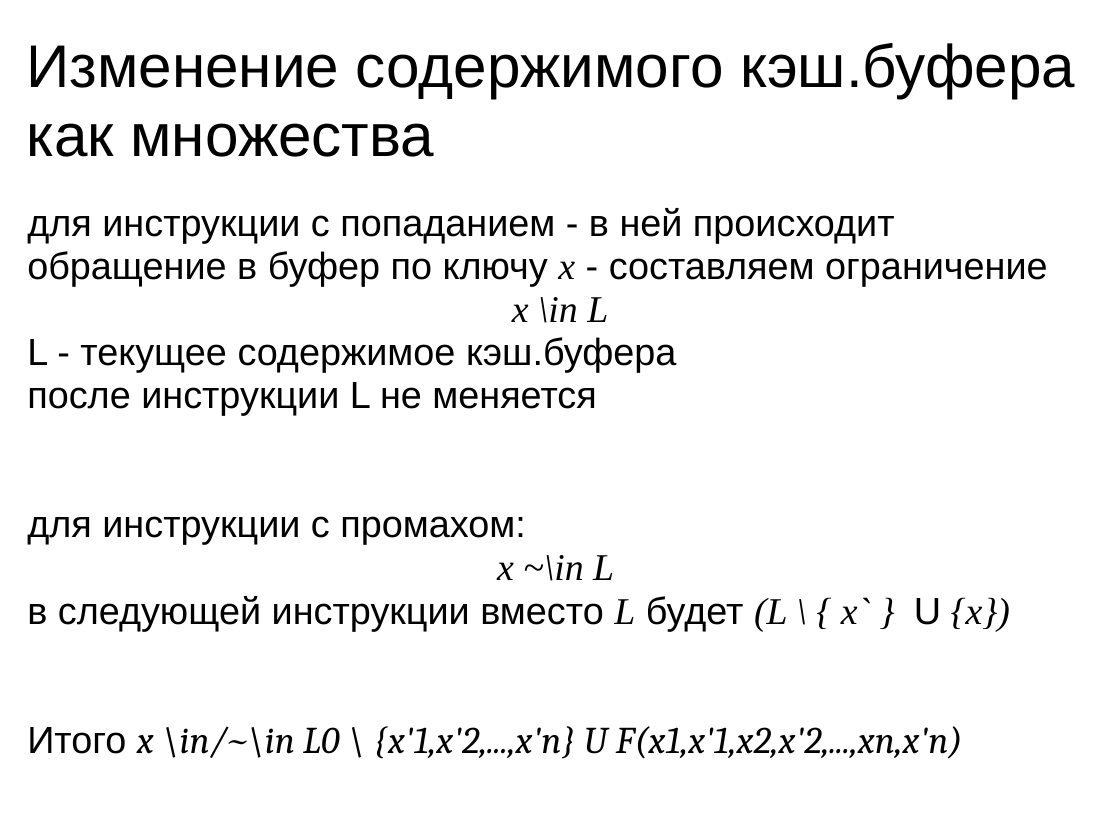
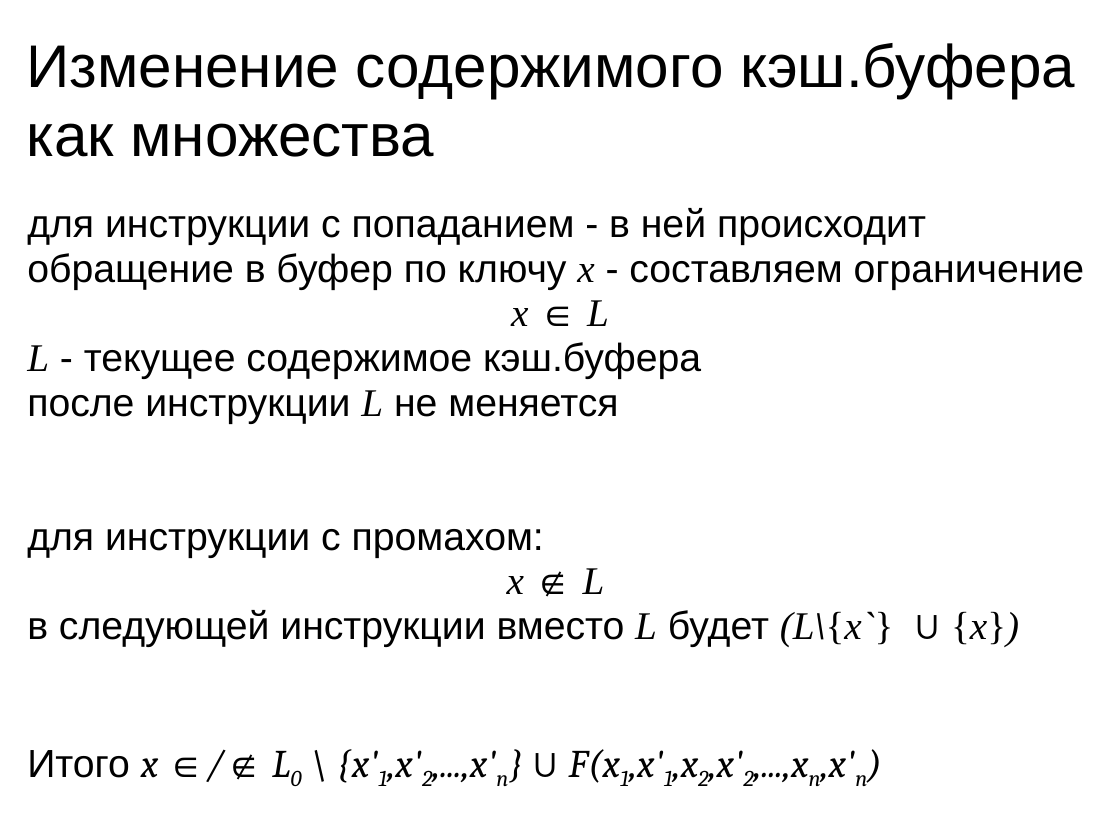
Before and after one commit to kornevgen/tesla-project, a slide deck: slide 15 of papers/THESIS/talks/ivan2010/ivan2010.ppt. Drawn at 1120x840 pixels with LibreOffice and Linux fonts; fonts in the diff are those of the drawing. Boxes give left, top, right and bottom in pixels: in the first picture for what was removed or moved away, otherwise in the second. Text is boxed around its words. In the diff, an @@ line names an element or a change of style, - is before the commit and + after.

```diff
--- a/papers/THESIS/talks/ivan2010/ivan2010.ppt
+++ b/papers/THESIS/talks/ivan2010/ivan2010.ppt
@@ text at <box>27,208,1085,558</box>: size 27 to 28 pt in "для инструкции с попаданием - в ней ...", "L - текущее содержимое кэш.буфера", "после инструкции L не меняется", "для инструкции с промахом:"; font Arial to Times New Roman, italic on in "L", "L" @@
@@ text at <box>511,300,609,326</box>: text changed; size 27 to 28 pt @@
-x \in L
+x ∈ L
@@ text at <box>27,568,1019,786</box>: text changed; size 27 to 28 pt @@
-x ~\in L
-в следующей инструкции вместо L будет (L \ { x` } U {x})
-Итого x \in/~\in L0 \ {x'1,x'2,...,x'n} U F(x1,x'1,x2,x'2,...,xn,x'n)
+x ∉ L
+в следующей инструкции вместо L будет (L\{x`} ∪ {x})
+Итого x ∈/∉ L0 \ {x'1,x'2,...,x'n} ∪ F(x1,x'1,x2,x'2,...,xn,x'n)
```
Also in this commit, not shown: 15 other slides changed, 1 slide added, 3 slides removed.
